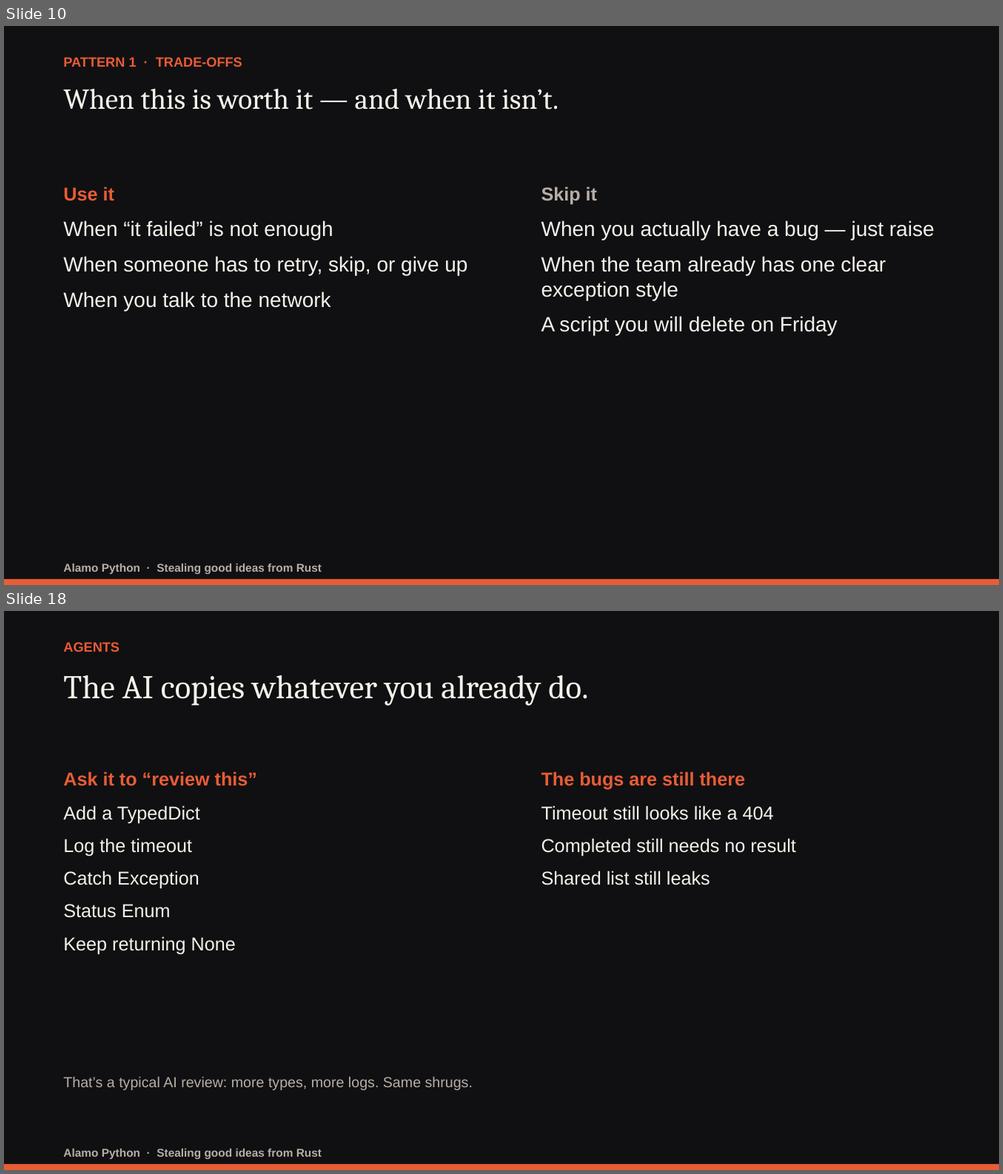
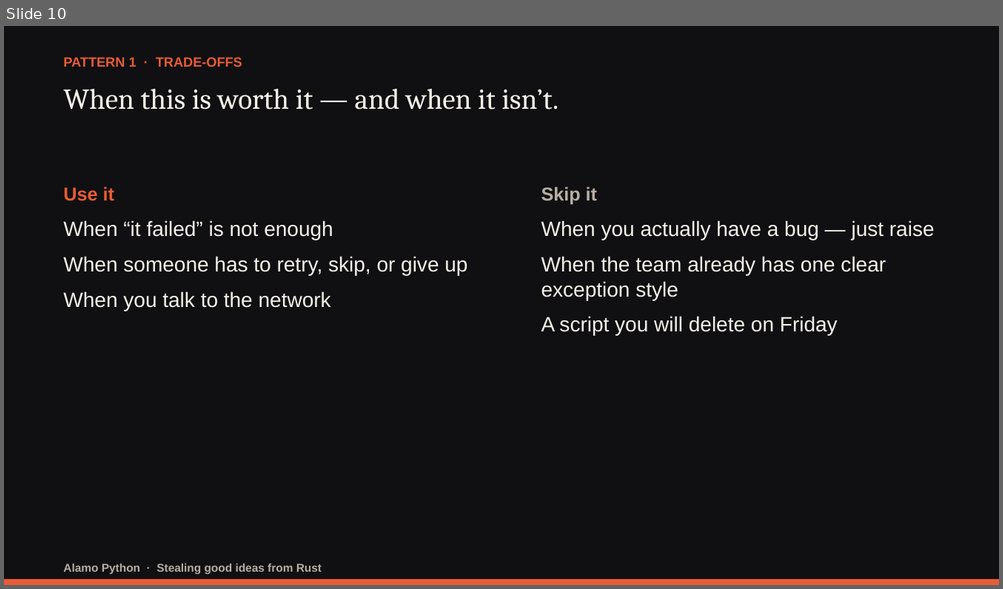
Before and after one commit to darwing1210/thinking-in-rust-writing-in-python, a slide deck: presentation/stealing-good-ideas-from-rust.pptx. Shown one above the other, each under a label of ours: slides 10 and 18 before the commit, slide 10 after it; the slides between them are not shown. The pictures are 1003x1174 and 1003x589 pixels, drawn with LibreOffice and Linux fonts; fonts in the diff are those of the drawing. Boxes give left, top, right and bottom in pixels: in the first picture for what was removed or moved away, otherwise in the second. Text is boxed around its words. In the diff, an @@ line names an element or a change of style, - is before the commit and + after.

Commit message:
Upgrade talk to 4 deep patterns: Typestates, NewType, assert_never, and Ownership law

```diff
--- a/presentation/stealing-good-ideas-from-rust.pptx
+++ b/presentation/stealing-good-ideas-from-rust.pptx
@@ slide 18 removed at box(4, 611, 999, 1170), background #101012 @@
@@ text removed at box(63, 642, 119, 652) @@
-AGENTS
@@ text removed at box(63, 675, 588, 706) @@
-The AI copies whatever you already do.
@@ text removed at box(63, 772, 257, 786) @@
-Ask it to “review this”
@@ text removed at box(541, 772, 745, 790) @@
-The bugs are still there
@@ text removed at box(63, 806, 236, 954) @@
-Add a TypedDict
-Log the timeout
-Catch Exception
-Status Enum
-Keep returning None
@@ text removed at box(541, 806, 796, 886) @@
-Timeout still looks like a 404
-Completed still needs no result
-Shared list still leaks
@@ text removed at box(63, 1077, 472, 1091) @@
-That’s a typical AI review: more types, more logs. Same shrugs.
@@ rectangle removed at box(4, 1165, 999, 1170) @@
@@ text removed at box(63, 1149, 321, 1159) @@
-Alamo Python · Stealing good ideas from Rust
```
Also in this commit, not shown: 11 slides changed, 6 slides added, 3 other slides removed, 21 other files.
